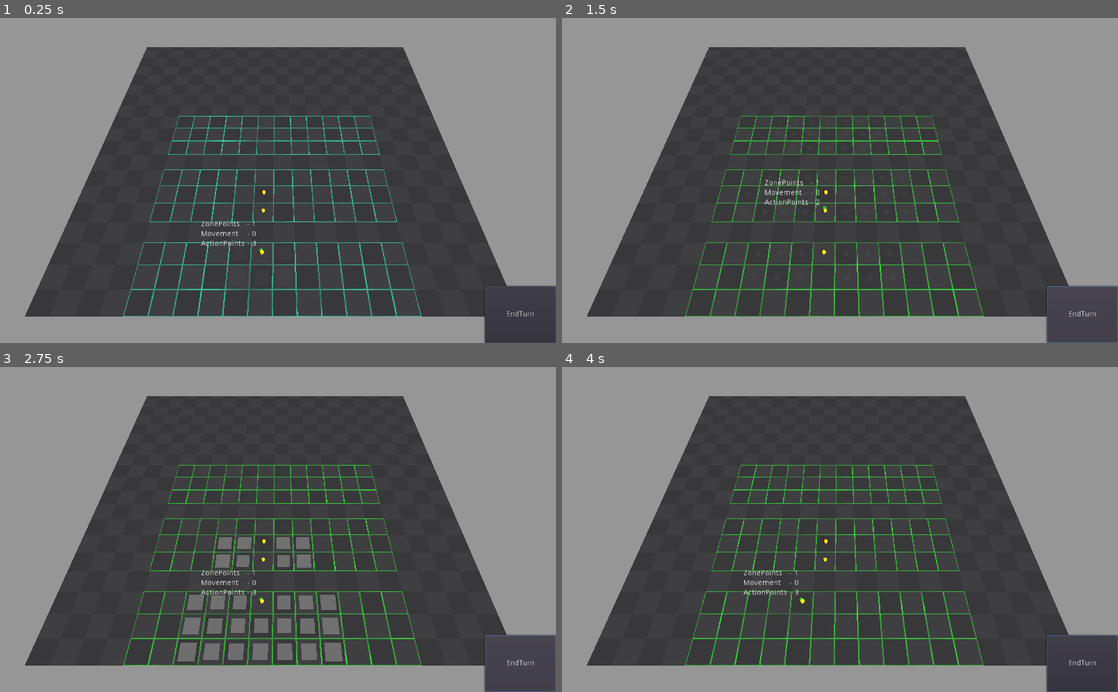
Above: before the commit, frames 1-4 (two rows, left to right).
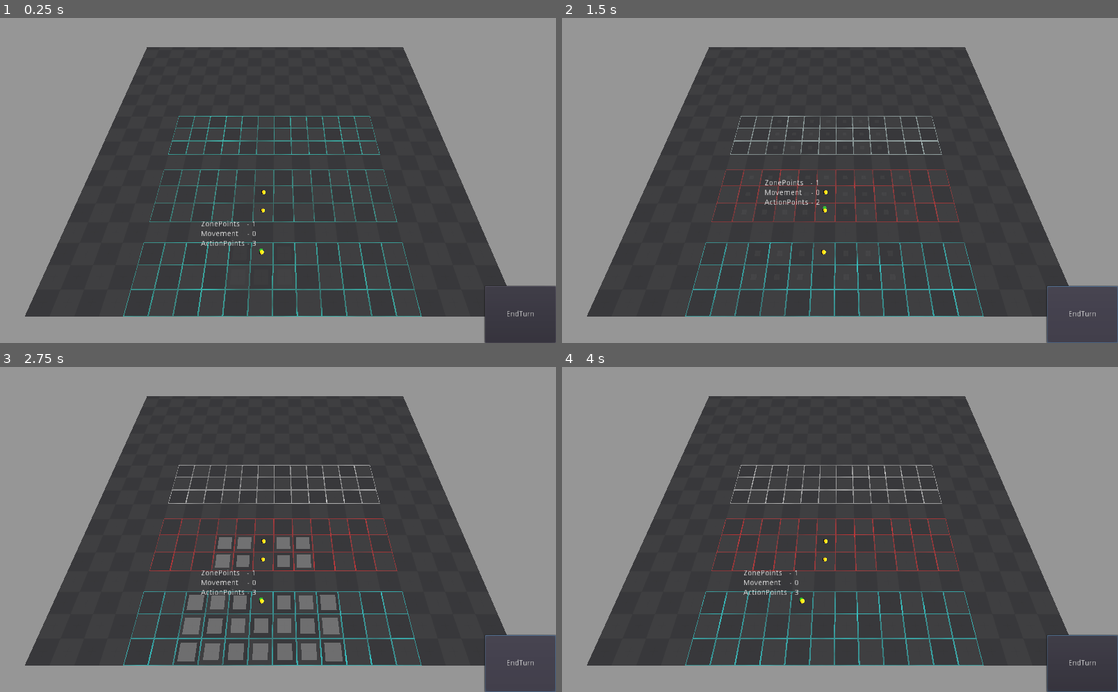
Above: after the commit, the same moments.

Repository: Rogotch/Desert
Game: Godot game, scene res://Resources/Scenes/3D/3dMap.tscn
Two runs of this game, one before a commit and one after it. Both use one fixed random seed, a clock stepped at 60 frames per second and the inputs below. The project has no main scene, so this scene is started directly.
Inputs (mouse positions are in pixels of both pictures, inside the frame that each line leads up to):
- Up to frame 1 (0.25 s): no input
- Up to frame 2 (1.5 s): click "EndTurn" at 0.5 s; click "EndTurn" at 1.25 s
- Up to frame 3 (2.75 s): click "EndTurn" at 2 s
- Up to frame 4 (4 s): move the mouse to (962, 513) at 2.77 s; click (962, 513) at 2.92 s; move the mouse to (728, 545) at 3.52 s; click (728, 545) at 3.67 s

The runs differ from the first frame. In frame 1, 1.0% of the frame differs, in the area x 22-76%, y 30-92%; in frame 2, 2.5%; in frame 3, 2.5%; in frame 4, 2.5%.

Commit message:
Change grid color, create enemy characters
Добавил смену цвета зоны в зависимости от её состояния, формируемого теми, кто в ней находится. Разделение персонажей в зависимости от ID их команды. 0 - это игрок, а 1 - враг.

Diff:
--- a/Resources/Scenes/3D/3dMap.tscn
+++ b/Resources/Scenes/3D/3dMap.tscn
@@ -199,6 +199,7 @@
 
 [node name="Character2" parent="CharactersNode" instance=ExtResource( 1 )]
 transform = Transform( 1, 0, 0, 0, 1, 0, 0, 0, 1, 58.9311, 0, 99.7841 )
+TeamNum = 1
 physic_speed = 30.0
 MaxMovement = 2
 ZoneCross = 1
@@ -211,6 +212,7 @@
 
 [node name="Character3" parent="CharactersNode" instance=ExtResource( 1 )]
 transform = Transform( 1, 0, 0, 0, 1, 0, 0, 0, 1, 42.89, -7.62939e-06, 90.8651 )
+TeamNum = 1
 physic_speed = 30.0
 MaxMovement = 3
 ZoneCross = 1
--- a/Resources/Scripts/3DScripts/ArenaScript.gd
+++ b/Resources/Scripts/3DScripts/ArenaScript.gd
@@ -45,9 +45,18 @@
 
 func _ready():
 	add_to_group("Arena")
+
+	SignalsScript.connect("CameOnZone",  self, "CheckZone")
+	SignalsScript.connect("LeftTheZone", self, "CheckZone")
+
 	SetVisualGrids()
 	SetCharacters()
 	pass # Replace with function body.
+
+func CheckZone(character, zoneID):
+	yield(get_tree(), "idle_frame")
+	GetZoneByID(zoneID).CheckSignal(character, zoneID)
+	pass
 
 #Устанавливает персонажей в список системы боя и начинает ход
 func SetCharacters():
@@ -55,6 +64,8 @@
 	yield(get_tree(), "idle_frame")
 	FightSystem.StartTurn()
 	FightSystem.PlayerTurn = true
+	for zone in Zones:
+		zone.GetAllCharacters()
 	pass
 
 #Возвращает ID зоны по координатам
@@ -117,10 +128,10 @@
 		Grids.add_child(newGrid)
 		var CellsNum = zone.EndPos - zone.StartPos
 #		print(str($Environment/GridVisualizers/Line.get_active_material(0).set_shader_param("Offset", Vector2((0 if CellsNum.x % 2 == 0 else 5), (0 if CellsNum.y % 2 == 0 else 5)))))
-#		newGrid.AlfaMultiply = 0.5
+		newGrid.AlfaMultiply = 0.7
 #		newGrid.SetAlfaMultiplySmooth(2)
 #		newGrid.GridColor = Color.yellow
-		newGrid.SetGridColorSmooth(Color.green)
+#		newGrid.SetGridColorSmooth(Color.green)
 		newGrid.Offset = Vector2((0 if int(CellsNum.x) % 2 == 0 else 5), (0 if int(CellsNum.y) % 2 == 0 else 5))
 #		newGrid.get_active_material(0).set_shader_param("Offset", Vector2((0 if int(CellsNum.x) % 2 == 0 else 5), (0 if int(CellsNum.y) % 2 == 0 else 5)))
 		newGrid.transform.origin = Vector3(CellsNum.x * 10/2 + zone.StartPos.x * 10, GridYValue, CellsNum.y * 10/2 + zone.StartPos.y * 10)
@@ -220,9 +231,7 @@
 					 Grid[node.x + dir.x][node.y + dir.y].interzone ||
 					 Grid[node.x + dir.x][node.y + dir.y].interzone &&
 					 abs(dir.x) + abs(dir.y) > 1) ||
-					(abs(dir.x) + abs(dir.y) > 1 &&
-					(Grid[node.x][node.y + dir.y].content != GridPoint.EMPTY ||
-					 Grid[node.x + dir.x][node.y].content != GridPoint.EMPTY))):
+					(!character.CheckDiagonalPosition(node, dir))):
 					continue
 				else:
 					var gridPos = node + dir
@@ -311,10 +320,9 @@
 		gridArr[gridPos.x][gridPos.y].step == null):
 #			print(str(gridArr[pos.x][pos.y]))
 #			Проверка, что при диагональном переходе обе боковые клетки пусты
-			if (!(abs(direction.x) + abs(direction.y) > 1 &&
-			_Character.CheckDiagonalPosition(pos, direction)) ||
-			gridPos == _Character.target):
+			if (_Character.CheckDiagonalPosition(pos, direction) || gridPos == _Character.target):
 				var step = 0
+				print("")
 	#			Проверка, что предыдущая точка не занята игроком и определение её шага
 				if  gridArr[pos.x][pos.y].step != null:
 					step = gridArr[pos.x][pos.y].step
--- a/Resources/Scripts/3DScripts/Character.gd
+++ b/Resources/Scripts/3DScripts/Character.gd
@@ -2,6 +2,8 @@
 
 class_name Character
 
+
+export var TeamNum         : int
 export var physic_speed    : float
 export var MaxMovement     : int
 export var ZoneCross       : int
@@ -104,15 +106,16 @@
 	Arena.Grid[ZonePosition.x][ZonePosition.y].content   = GridPoint.EMPTY
 	Arena.Grid[ZonePosition.x][ZonePosition.y].character = null
 	ZonePosition = newPosition
+	Arena.Grid[ZonePosition.x][ZonePosition.y].content   = GridPoint.CHARACTER
+	Arena.Grid[ZonePosition.x][ZonePosition.y].character = self
+
 	SignalsScript.emit_signal("CameOnPosition", self, ZonePosition)
 	if !Arena.Grid[ZonePosition.x][ZonePosition.y].interzone && ZoneId != Arena.Grid[ZonePosition.x][ZonePosition.y].zoneID:
 		ZoneId = Arena.Grid[ZonePosition.x][ZonePosition.y].zoneID
 		SignalsScript.emit_signal("CameOnZone", self, ZoneId)
-	elif Arena.Grid[ZonePosition.x][ZonePosition.y].interzone:
+	if Arena.Grid[ZonePosition.x][ZonePosition.y].interzone:
 		SignalsScript.emit_signal("LeftTheZone", self, ZoneId)
 		pass
-	Arena.Grid[ZonePosition.x][ZonePosition.y].content   = GridPoint.CHARACTER
-	Arena.Grid[ZonePosition.x][ZonePosition.y].character = self
 	pass
 
 func draw_path(target_pos):
@@ -193,7 +196,11 @@
 	Health -= DamgeValue
 	pass
 
+# Как персонаж будет вести себя при проходе через диагональные клетки, если в них кто-то есть
 func CheckDiagonalPosition(pos, direction):
-	return (Arena.Grid[pos.x][pos.y + direction.y].content != GridPoint.EMPTY ||
-	Arena.Grid[pos.x + direction.x][pos.y].content != GridPoint.EMPTY)
-	pass
+	# Если это проход прямо, а не диагонально или оба угла пусты
+	return (abs(direction.x) + abs(direction.y) == 1 ||
+	(Arena.Grid[pos.x][pos.y + direction.y].content == GridPoint.EMPTY &&
+	 Arena.Grid[pos.x + direction.x][pos.y].content == GridPoint.EMPTY))
+#	return true
+	pass
--- a/Resources/Scripts/GlobalScripts/SignalsScript.gd
+++ b/Resources/Scripts/GlobalScripts/SignalsScript.gd
@@ -12,4 +12,26 @@
 signal TakingDamage(character)
 
 func _ready():
+	connect("CameOnZone", self, "CheckSignal1")
+	connect("LeftTheZone", self, "CheckSignal2")
+#	connect("StartTurnOnZone", self, "CheckSignal3")
+#	connect("EndTurnOnZone", self, "CheckSignal4")
 	pass
+
+func CheckSignal1(character, ZoneID):
+	print("Сигнал CameOnZone работает")
+	print("Зона " + str(ZoneID))
+	pass
+
+func CheckSignal2(character, ZoneID):
+	print("Сигнал LeftTheZone работает")
+	print("Зона " + str(ZoneID))
+	pass
+#
+#func CheckSignal3(character, ZoneID):
+#	print("Сигнал StartTurnOnZone работает")
+#	pass
+#
+#func CheckSignal4(character, ZoneID):
+#	print("Сигнал EndTurnOnZone работает")
+#	pass
--- a/Resources/Scripts/NodeScripts/Zone.gd
+++ b/Resources/Scripts/NodeScripts/Zone.gd
@@ -2,7 +2,7 @@
 
 class_name Zone, "res://Resources/Images/GUI/SimpleIcons/White/1x/tablet.png"
 
-enum {NONE, INTERZONE, FRIEND, ENEMY, PLAYER}
+enum {NONE, INTERZONE, FRIEND, ENEMY, PLAYER, COMMON}
 
 var Arena
 var Status = NONE
@@ -19,8 +19,6 @@
 var VisualGrid
 
 func _ready():
-	SignalsScript.connect("CameOnZone",  self, "CheckSignal")
-	SignalsScript.connect("LeftTheZone", self, "CheckSignal")
 	pass # Replace with function body.
 
 func SetZoneParams(params):
@@ -34,7 +32,7 @@
 	pass
 
 func GetAllCharacters():
-#	Characters.clear()
+	Characters.clear()
 	var grid = Arena.Grid
 	var XCount = StartPos.x
 	var YCount = StartPos.y
@@ -47,9 +45,55 @@
 			YCount += 1
 		YCount = StartPos.y
 		XCount += 1
+	CheckCondition()
 	pass
 
 func CheckSignal(_character, zoneID):
+	print("Zone id - " + str(zoneID))
 	if zoneID == ZoneId:
 		GetAllCharacters()
+		call_deferred("CheckCondition")
 	pass
+
+# Установка цвета сетки
+#		VisualGrid.GridColor = Color.yellow - мгновенная
+#		VisualGrid.SetGridColorSmooth(Color.green) - плавная
+func CheckCondition():
+	print("Check Condition!")
+	if !Interzone:
+		if Characters.size() == 0:
+			SetStatus(NONE)
+		else:
+			var teamNums = {}
+			print("Characters in zone - " + str(Characters.size()))
+			for _char in Characters:
+				if teamNums.has(_char.TeamNum):
+					teamNums[_char.TeamNum] += 1
+				else:
+					teamNums[_char.TeamNum] = 1
+			prints("teamNums", str(teamNums))
+			if teamNums.keys().size() > 1:
+				SetStatus(COMMON)
+			else:
+				match teamNums.keys()[0]:
+					0:
+						SetStatus(PLAYER)
+					1:
+						SetStatus(ENEMY)
+	pass
+
+func SetStatus(status):
+	match status:
+		NONE:
+			VisualGrid.SetGridColorSmooth(Color.white)
+			pass
+		PLAYER:
+			VisualGrid.SetGridColorSmooth(Color.aqua)
+			pass
+		ENEMY:
+			VisualGrid.SetGridColorSmooth(Color.red)
+			pass
+		COMMON:
+			VisualGrid.SetGridColorSmooth(Color.yellow)
+			pass
+	pass
